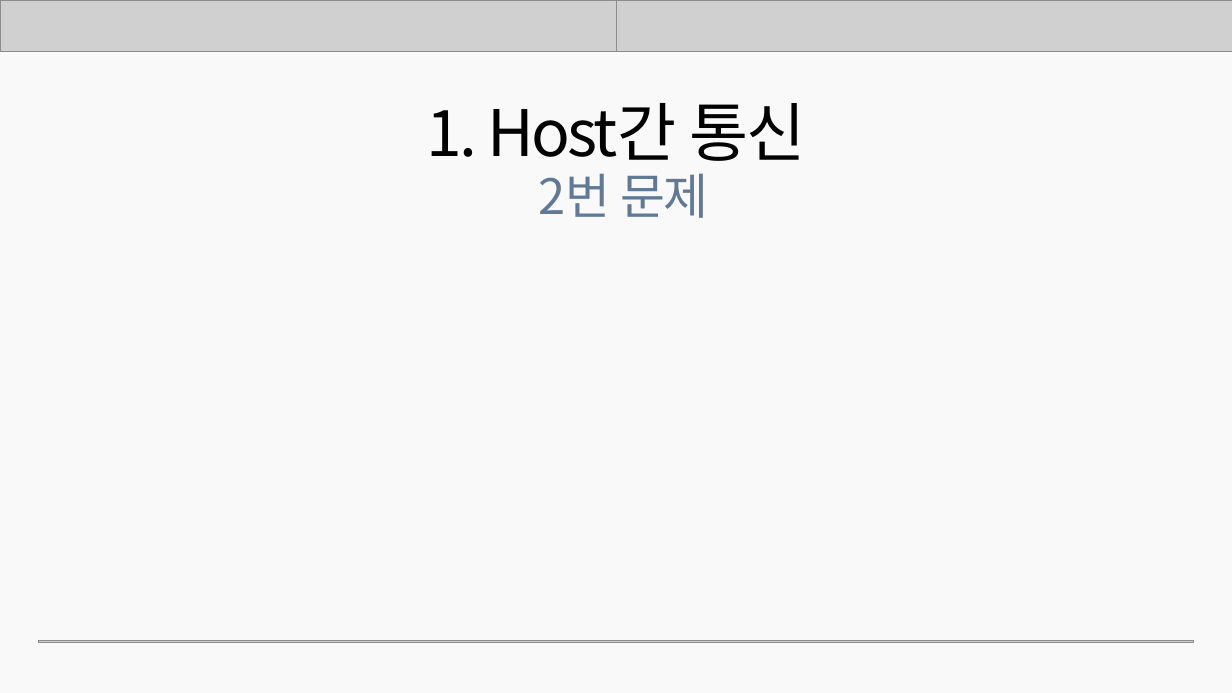
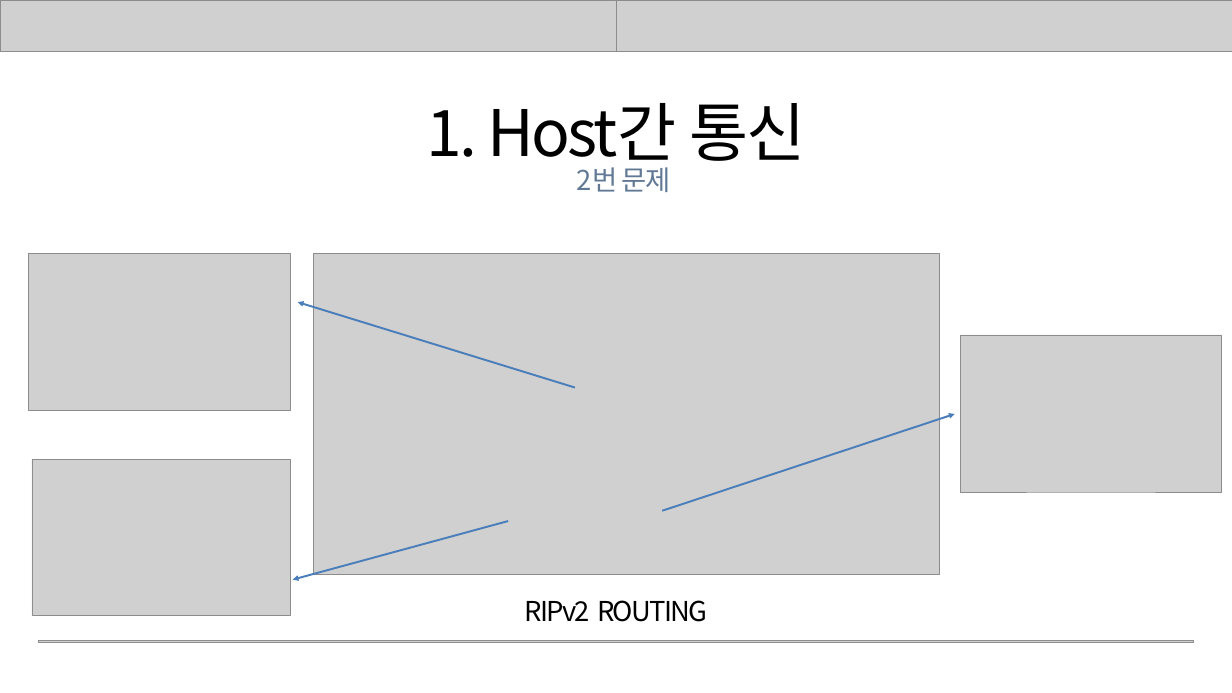
Before and after one commit to rombird/LEELEELIM, a slide deck: slide 6 of 응용SW기초기술활용.pptx (slide 4 before the commit). Drawn at 1232x693 pixels with LibreOffice and Linux fonts; fonts in the diff are those of the drawing; grey boxes stand for pictures. Boxes give left, top, right and bottom in pixels: in the first picture for what was removed or moved away, otherwise in the second. Text is boxed around its words. In the diff, an @@ line names an element or a change of style, - is before the commit and + after.

```diff
--- a/응용SW기초기술활용.pptx
+++ b/응용SW기초기술활용.pptx
@@ background #F9F9F9 to #FFFFFF @@
@@ text "2번 문제": place and size @@
-text "2번 문제" at [539, 173, 709, 218]
+text "2번 문제" at [577, 167, 671, 192]
@@ text "2번 문제" at [577, 167, 671, 192]: size 57 to 32 pt @@
@@ picture added at [29, 253, 291, 410] @@
@@ picture added at [313, 253, 939, 574] @@
@@ arrow added from (575, 387) to (298, 302), #4B7EBC 2.25 pt @@
@@ picture added at [960, 335, 1221, 492] @@
@@ arrow added from (662, 511) to (955, 414), #4B7EBC 2.25 pt @@
@@ picture added at [32, 460, 291, 615] @@
@@ arrow added from (508, 521) to (293, 580), #4B7EBC 2.25 pt @@
@@ text added at [525, 600, 707, 622], 32 pt, text #000000 @@
+RIPv2 ROUTING
```
Also in this commit, not shown: 13 other slides changed, 9 slides added.
